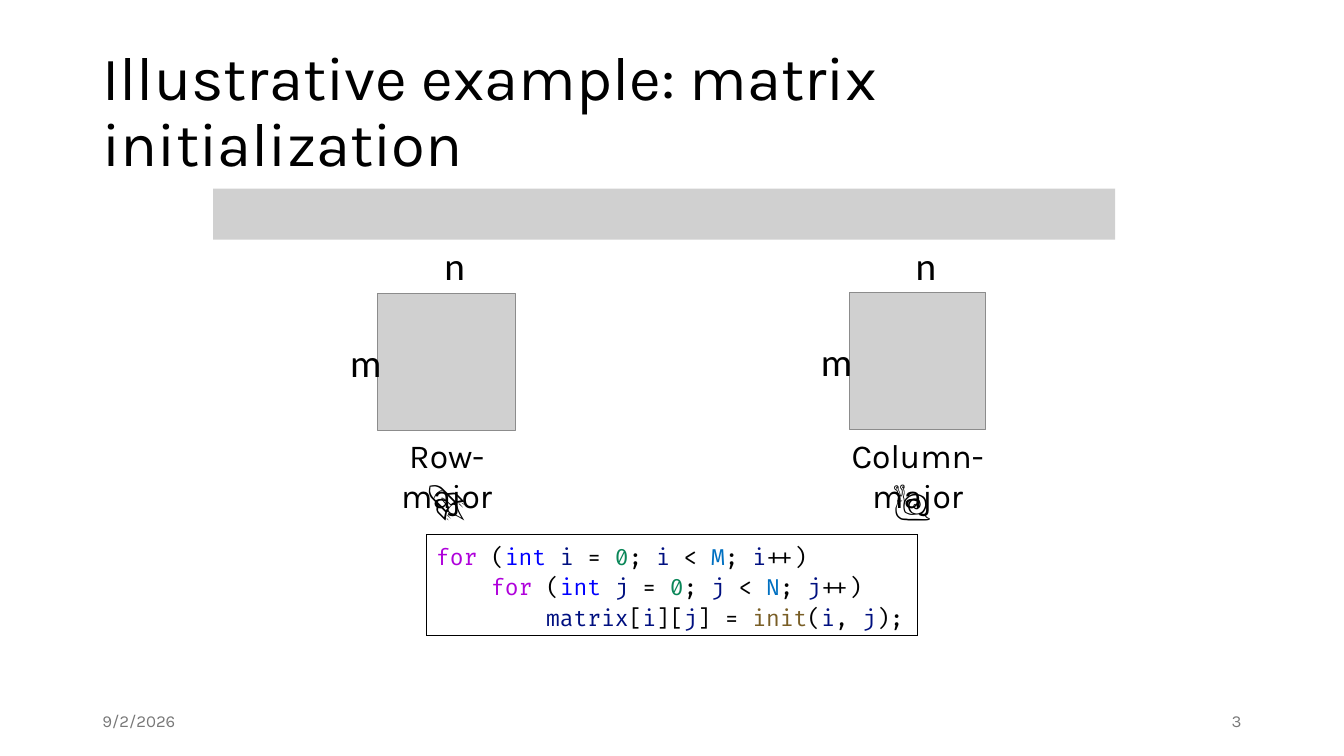
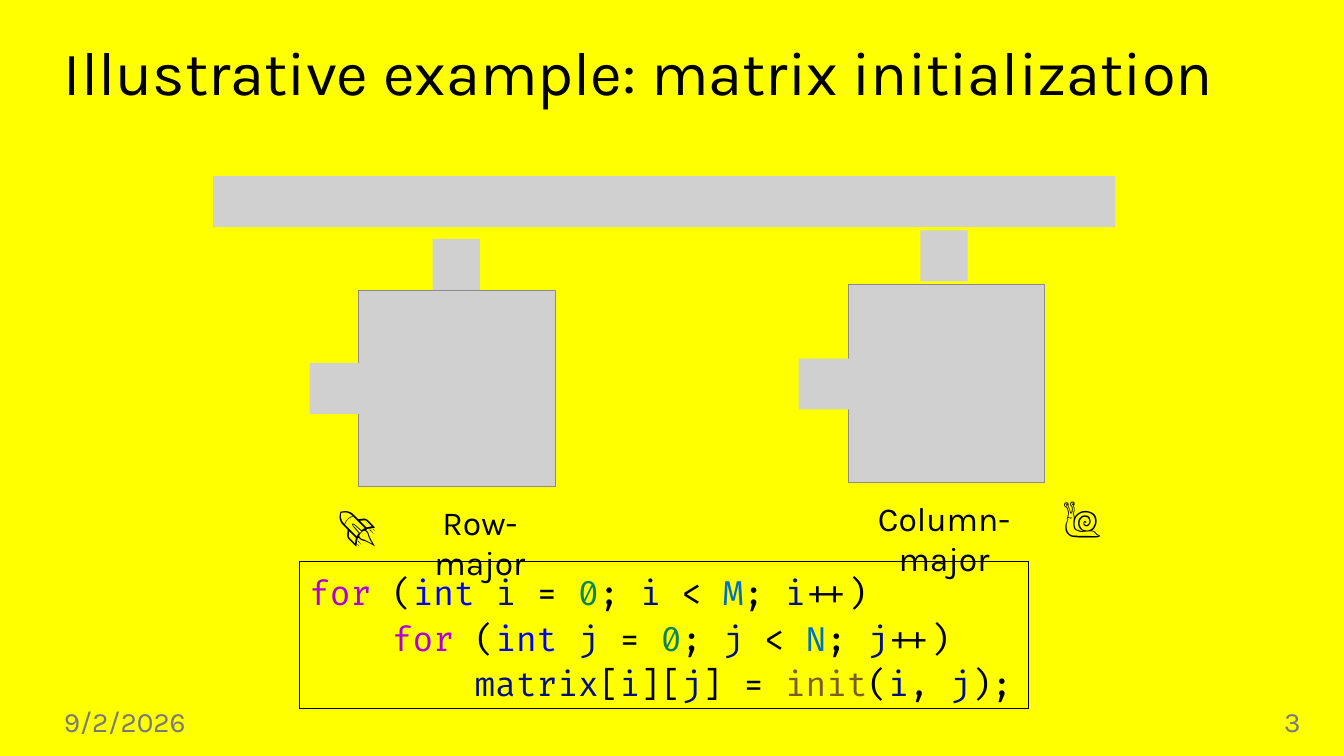
Before and after one commit to jiriklepl/phd-thesis, a slide deck: slide 3 of slides/Optimizing Memory Layouts and Traversal Orders in High-Performance Computing.pptx. Drawn at 1344x756 pixels with LibreOffice and Linux fonts; fonts in the diff are those of the drawing; grey boxes stand for pictures. Boxes give left, top, right and bottom in pixels: in the first picture for what was removed or moved away, otherwise in the second. Text is boxed around its words. In the diff, an @@ line names an element or a change of style, - is before the commit and + after.

Commit message:
WiP

```diff
--- a/slides/Optimizing Memory Layouts and Traversal Orders in High-Performance Computing.pptx
+++ b/slides/Optimizing Memory Layouts and Traversal Orders in High-Performance Computing.pptx
@@ background #FFFFFF to #FFFF00 @@
@@ title "Illustrative example: matrix initialization" rewrapped from <box>102,57,877,167</box> to <box>64,52,1213,110</box> @@
@@ picture: place and size @@
-picture at <box>213,189,1115,239</box>
+picture at <box>213,176,1115,227</box>
@@ picture added at <box>433,239,480,289</box> @@
@@ picture added at <box>921,231,968,281</box> @@
@@ text removed at <box>444,261,465,280</box> @@
-n
@@ text removed at <box>916,261,937,280</box> @@
-n
@@ picture: place and size @@
-picture at <box>378,293,516,431</box>
+picture at <box>359,291,556,487</box>
@@ picture: place and size @@
-picture at <box>849,292,987,430</box>
+picture at <box>848,285,1045,482</box>
@@ text removed at <box>350,344,381,387</box> @@
-m
@@ picture added at <box>799,359,855,409</box> @@
@@ text removed at <box>821,343,852,386</box> @@
-m
@@ picture added at <box>310,363,366,413</box> @@
@@ text "🚀": place and size @@
-text "🚀" at <box>409,470,484,527</box>
+text "🚀" at <box>320,496,394,554</box>
@@ text "Row-major": place and size @@
-text "Row-major" at <box>401,447,492,517</box>
+text "Row-major" at <box>434,514,525,584</box>
@@ text "Column-major": place and size @@
-text "Column-major" at <box>852,445,984,517</box>
+text "Column-major" at <box>878,508,1010,580</box>
@@ text "🐌": place and size @@
-text "🐌" at <box>875,470,950,527</box>
+text "🐌" at <box>1046,488,1120,545</box>
@@ rectangle "for (int i = 0; ...": place and size @@
-rectangle "for (int i = 0; ..." at <box>426,534,919,635</box>
+rectangle "for (int i = 0; ..." at <box>299,562,1029,709</box>
@@ rectangle "for (int i = 0; ..." at <box>299,562,1029,709</box>: size 16 to 24 pt @@
@@ text "9/2/2026": place and size @@
-text "9/2/2026" at <box>102,715,175,728</box>
+text "9/2/2026" at <box>64,711,186,734</box>
@@ text "9/2/2026" at <box>64,711,186,734</box>: size 12 to 20 pt @@
@@ page number at <box>1284,714,1301,733</box>: size 12 to 20 pt @@
@@ page number: place and size @@
-page number at <box>1232,716,1242,727</box>
+page number at <box>1284,714,1301,733</box>
```
Also in this commit, not shown: 37 other slides changed, 1 slide added.
